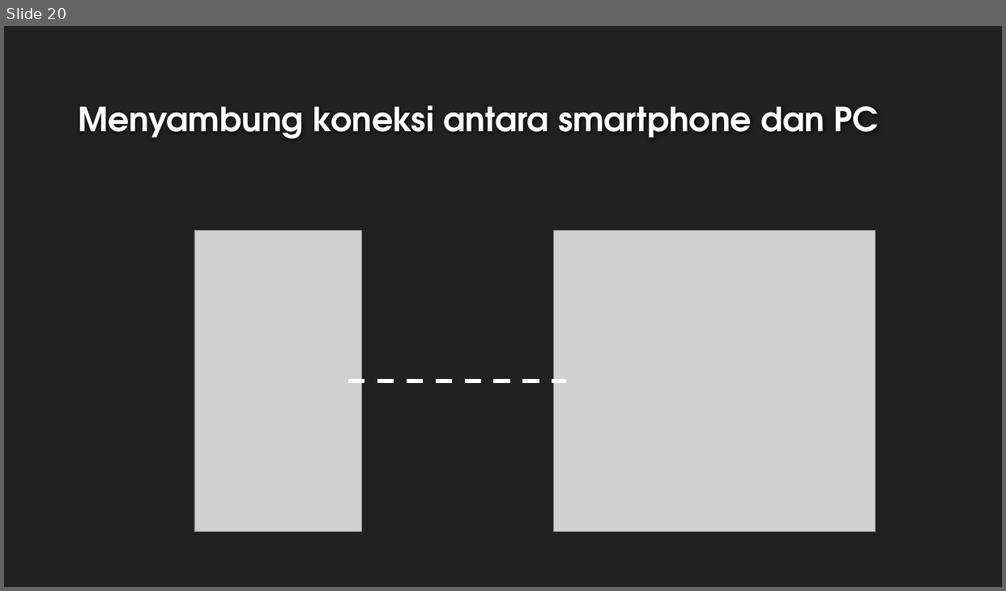
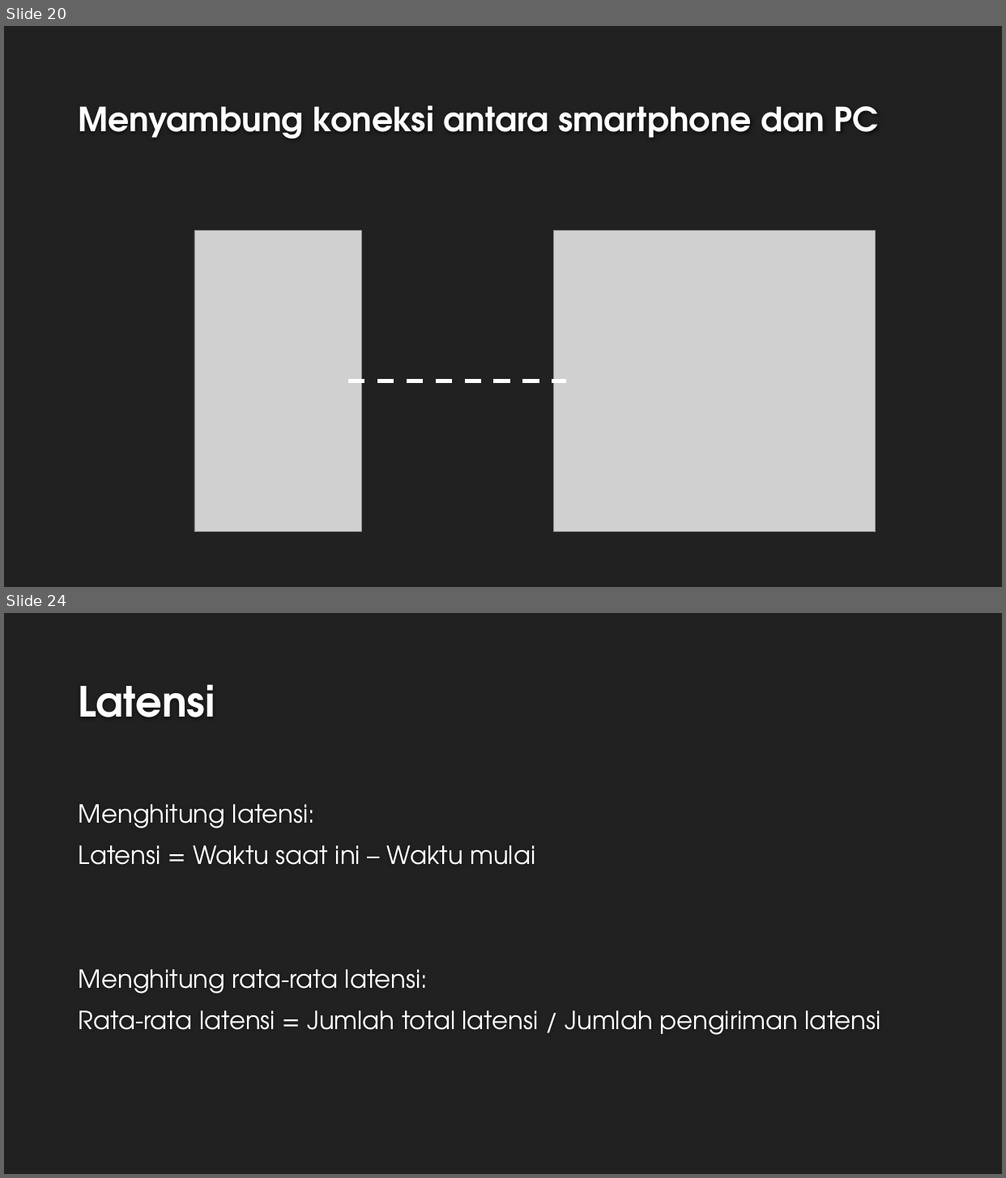
Before and after one commit to priambodop/Skripsi, a slide deck: Slide/slide_sidang.pptx. Shown one above the other, each under a label of ours: slide 20 before the commit, slides 20 and 24 after it; the slides between them are not shown. The pictures are 1006x591 and 1006x1178 pixels, drawn with LibreOffice and Linux fonts; fonts in the diff are those of the drawing; grey boxes stand for pictures; background and template pictures are left out. Boxes give left, top, right and bottom in pixels: in the first picture for what was removed or moved away, otherwise in the second. Text is boxed around its words. In the diff, an @@ line names an element or a change of style, - is before the commit and + after.

```diff
--- a/Slide/slide_sidang.pptx
+++ b/Slide/slide_sidang.pptx
@@ slide 24 added at box(4, 613, 1002, 1174), background #212121 @@
@@ title added at box(78, 684, 215, 717), 40 pt, text #FEFEFE, bold @@
+Latensi
@@ text added at box(79, 804, 881, 1035), 24 pt, text #FFFFFF @@
+Menghitung latensi:
+Latensi = Waktu saat ini – Waktu mulai
+Menghitung rata-rata latensi:
+Rata-rata latensi = Jumlah total latensi / Jumlah pengiriman latensi
```
Also in this commit, not shown: 7 slides changed, 9 other slides added, 4 slides removed, 5 other files.
